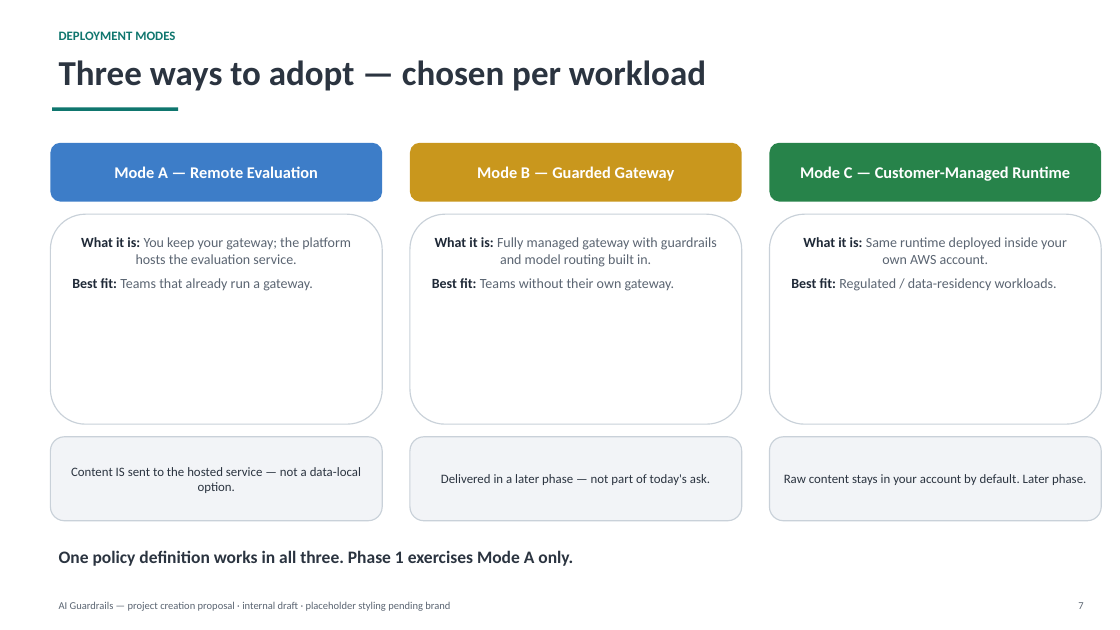
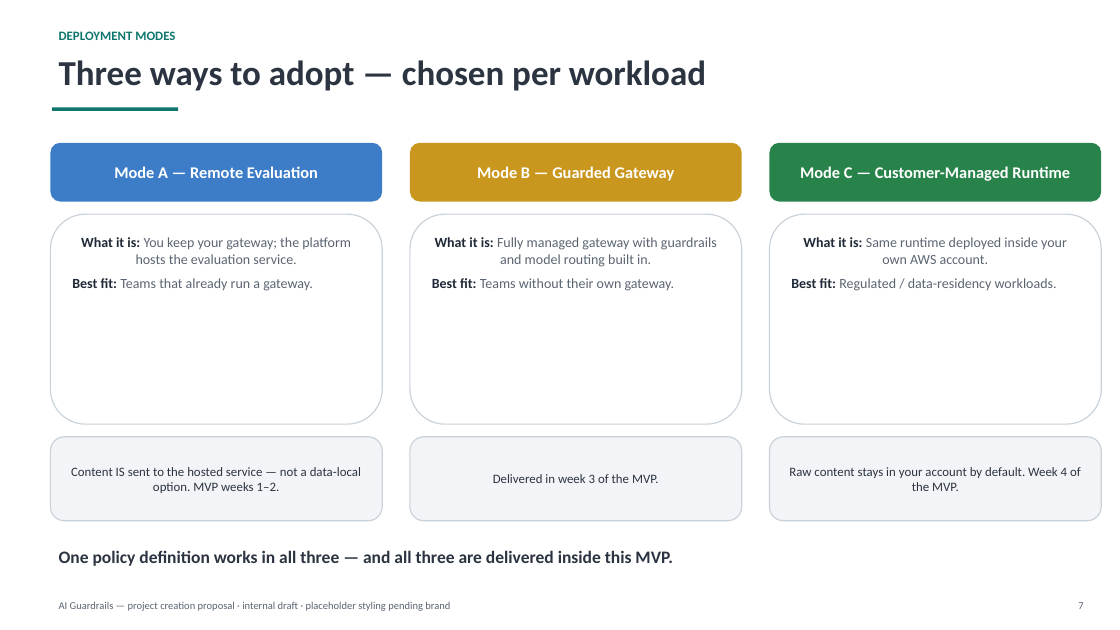
Before and after one commit to veglezMX/guardrails, a slide deck: slide 7 of solution-docs/40-sales-deck/AI-Guardrails-Project-Proposal.pptx. Drawn at 1120x630 pixels with LibreOffice and Linux fonts; fonts in the diff are those of the drawing. Boxes give left, top, right and bottom in pixels: in the first picture for what was removed or moved away, otherwise in the second. Text is boxed around its words. In the diff, an @@ line names an element or a change of style, - is before the commit and + after.

```diff
--- a/solution-docs/40-sales-deck/AI-Guardrails-Project-Proposal.pptx
+++ b/solution-docs/40-sales-deck/AI-Guardrails-Project-Proposal.pptx
@@ text in rounded rectangle at box(71, 467, 361, 493): text changed @@
-Content IS sent to the hosted service — not a data-local option.
+Content IS sent to the hosted service — not a data-local option. MVP weeks 1–2.
@@ text in rounded rectangle at box(493, 474, 659, 483): text changed @@
-Delivered in a later phase — not part of today's ask.
+Delivered in week 3 of the MVP.
@@ text in rounded rectangle at box(789, 467, 1081, 491): text changed @@
-Raw content stays in your account by default. Later phase.
+Raw content stays in your account by default. Week 4 of the MVP.
@@ text at box(59, 550, 673, 566): text changed @@
-One policy definition works in all three. Phase 1 exercises Mode A only.
+One policy definition works in all three — and all three are delivered inside this MVP.
```
Also in this commit, not shown: 6 other slides changed, 3 slides added, 2 slides removed, 1 other file.
